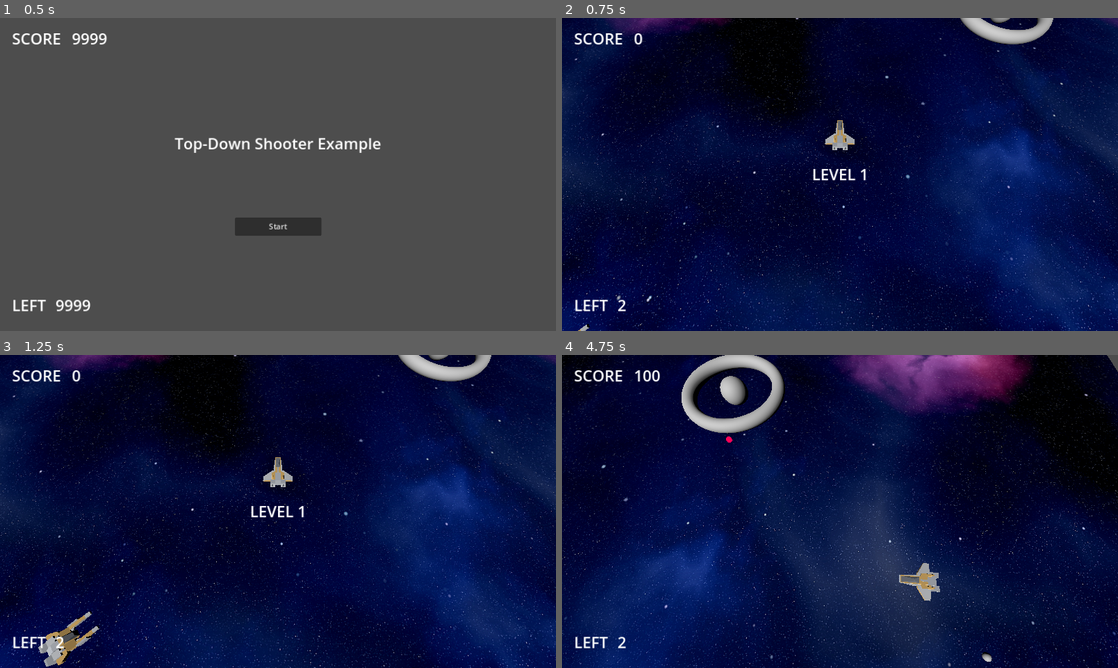
Above: before the commit, frames 1-4 (two rows, left to right).
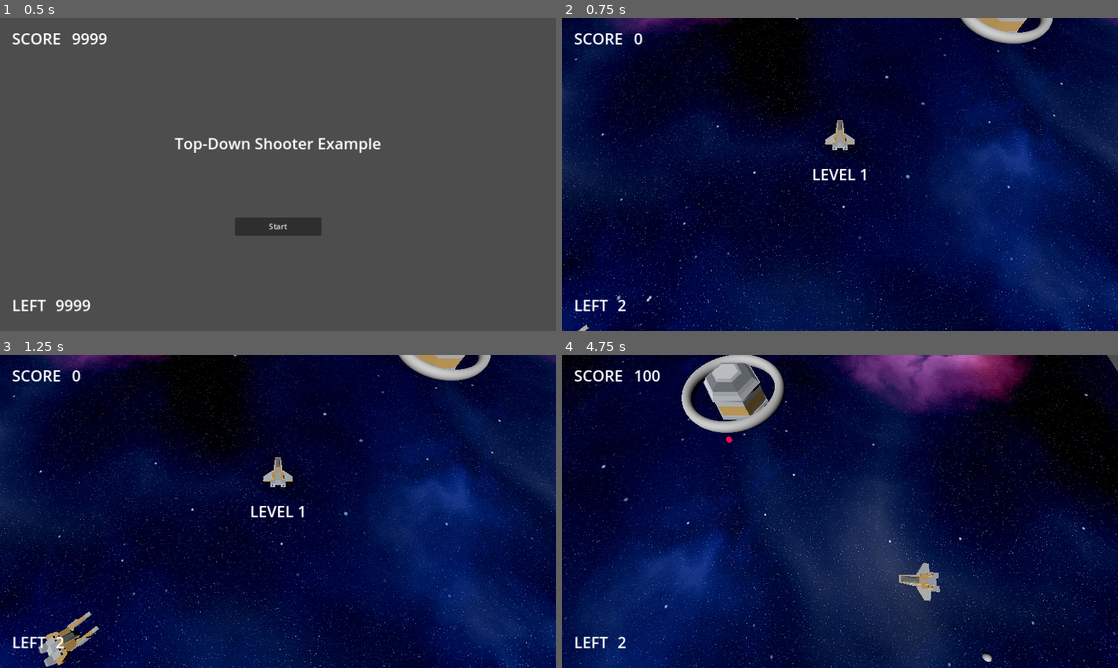
Above: after the commit, the same moments.

Repository: korinVR/TopDownShooterExample
Game: Godot game, scene res://main.tscn
Two runs of this game, one before a commit and one after it. Both use one fixed random seed, a clock stepped at 60 frames per second and the inputs below.
Inputs:
- Up to frame 1 (0.5 s): no input
- Up to frame 2 (0.75 s): click "Start" at 0.5 s
- Up to frame 3 (1.25 s): no input
- Up to frame 4 (4.75 s): hold Right (ui_right) 1.28-2.03 s; tap Space (Fire) every 0.75 s from 1.35 to 4.35 s; hold Down (ui_down) 2.03-2.78 s; hold Right (ui_right) 2.78-3.53 s; hold Up (ui_up) 3.53-4.28 s; hold Left (ui_left) from 4.28 s (still down)

Frame 1 is identical in both runs. In frame 2, 0.4% of the frame differs, in the area x 71-89%, y 0-9%; in frame 3, 0.4%; in frame 4, 1.8%, in the area x 21-41%, y 0-26%.

Commit message:
Add enemy base model

Diff:
--- a/enemy_base/enemy_base.tscn
+++ b/enemy_base/enemy_base.tscn
@@ -1,14 +1,11 @@
 [gd_scene load_steps=5 format=3 uid="uid://c8jg7fjdbtbdm"]
 
 [ext_resource type="Script" path="res://enemy_base/enemy_base.gd" id="1_76050"]
+[ext_resource type="PackedScene" uid="uid://bmfv2tebe08fr" path="res://enemy_base/hangar_roundB.glb" id="2_khank"]
 
 [sub_resource type="TorusMesh" id="TorusMesh_s8qux"]
-inner_radius = 15.0
+inner_radius = 16.0
 outer_radius = 20.0
-
-[sub_resource type="SphereMesh" id="SphereMesh_f2ety"]
-radius = 5.0
-height = 10.0
 
 [sub_resource type="CylinderShape3D" id="CylinderShape3D_b0h2j"]
 height = 5.0
@@ -23,11 +20,14 @@
 freeze_mode = 1
 script = ExtResource("1_76050")
 
-[node name="Ring" type="MeshInstance3D" parent="."]
+[node name="Model" type="Node3D" parent="."]
+
+[node name="Ring" type="MeshInstance3D" parent="Model"]
 mesh = SubResource("TorusMesh_s8qux")
+skeleton = NodePath("../..")
 
-[node name="Core" type="MeshInstance3D" parent="."]
-mesh = SubResource("SphereMesh_f2ety")
+[node name="hangar_roundB" parent="Model" instance=ExtResource("2_khank")]
+transform = Transform3D(7, 0, 0, 0, 7, 0, 0, 0, 7, -13.3164, -4.70478, -10.5713)
 
 [node name="CollisionShape3D" type="CollisionShape3D" parent="."]
 shape = SubResource("CylinderShape3D_b0h2j")
--- a/levels/level_2.tscn
+++ b/levels/level_2.tscn
@@ -17,6 +17,7 @@
 [node name="Level" type="Node3D"]
 
 [node name="MeshInstance3D" type="MeshInstance3D" parent="."]
+transform = Transform3D(1, 0, 0, 0, 1, 0, 0, 0, 1, 0, -10, 0)
 mesh = SubResource("PlaneMesh_2n738")
 
 [node name="PlayerSpawnPoint" type="Marker3D" parent="."]
Binary file added: enemy_base/hangar_roundB.glb
Not shown, added: enemy_base/hangar_roundB.glb.import
